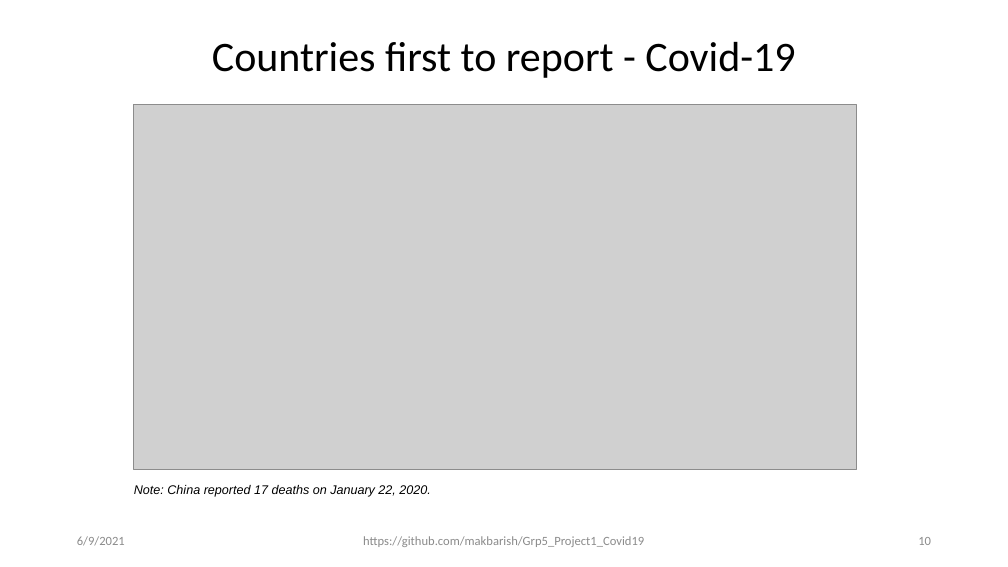
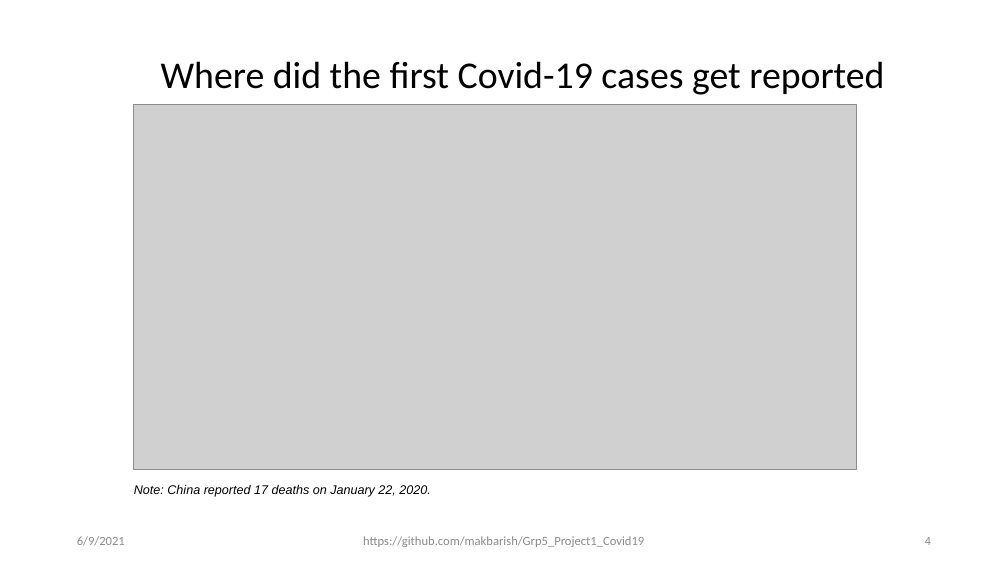
Before and after one commit to makbarish/Grp5_Project1_Covid19, a slide deck: slide 4 of Clay/Novel_Corona_Virus_2019_v2.pptx (slide 10 before the commit). Drawn at 1008x567 pixels with LibreOffice and Linux fonts; fonts in the diff are those of the drawing; grey boxes stand for pictures. Boxes give left, top, right and bottom in pixels: in the first picture for what was removed or moved away, otherwise in the second. Text is boxed around its words. In the diff, an @@ line names an element or a change of style, - is before the commit and + after.

```diff
--- a/Clay/Novel_Corona_Virus_2019_v2.pptx
+++ b/Clay/Novel_Corona_Virus_2019_v2.pptx
@@ title at box(161, 61, 884, 95): text changed; size 40 to 36 pt @@
-Countries first to report - Covid-19
+Where did the first Covid-19 cases get reported
@@ page number at box(925, 537, 931, 545): text changed @@
-10
+4
```
Also in this commit, not shown: 5 other slides changed.
